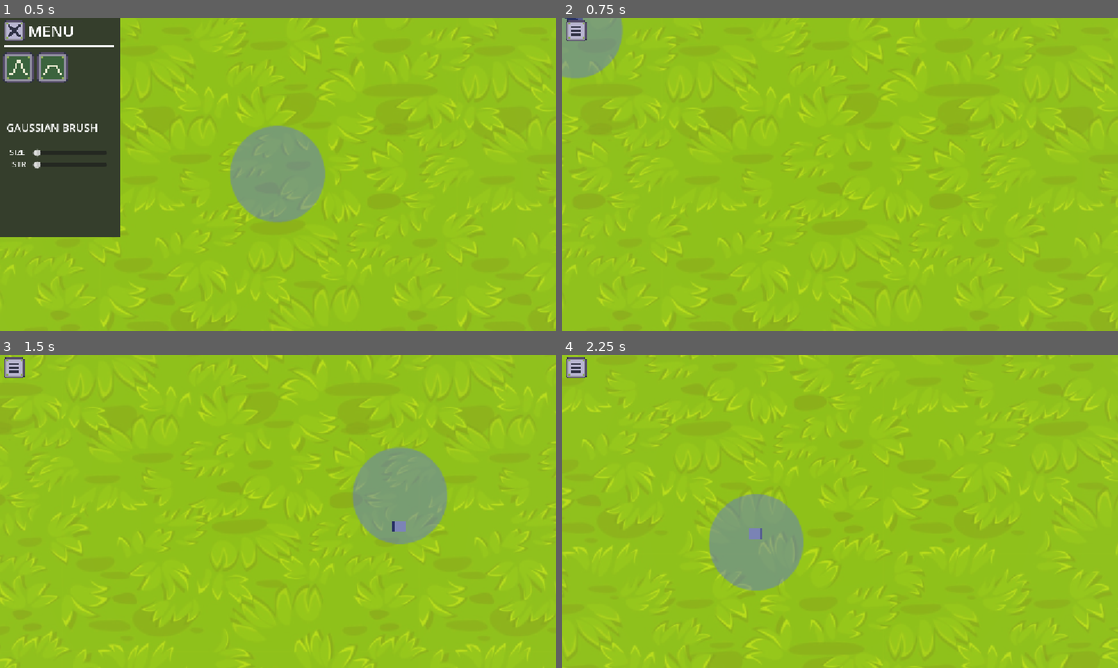
Above: before the commit, frames 1-4 (two rows, left to right).
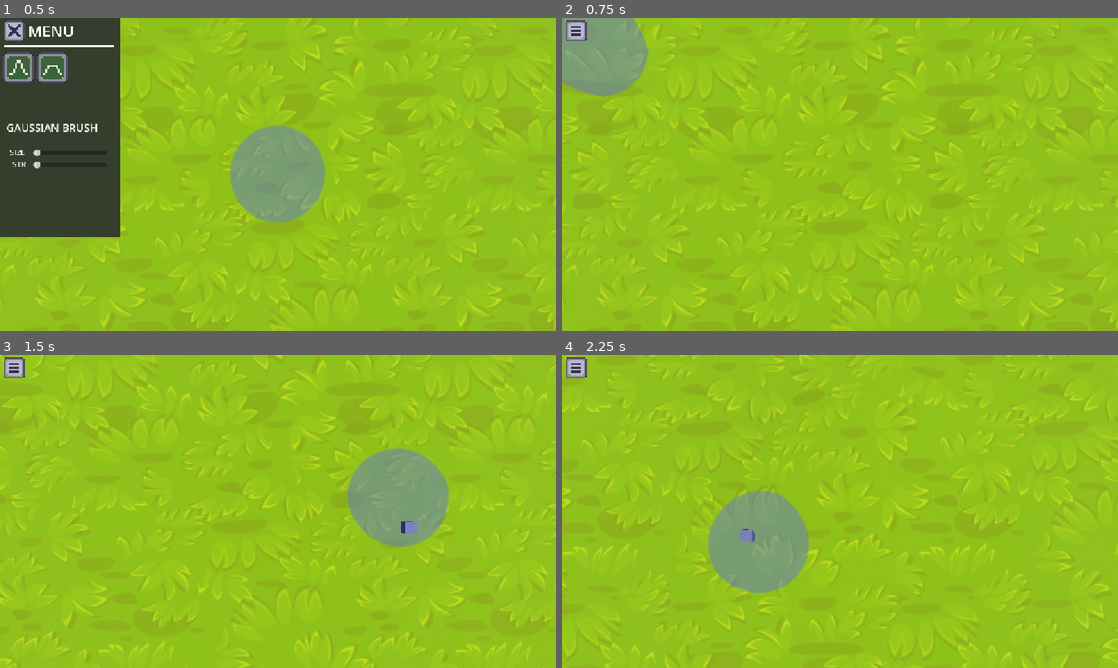
Above: after the commit, the same moments.

Repository: peridotpath/frog-game
Game: Godot game, scene res://map_editor.tscn
Two runs of this game, one before a commit and one after it. Both use one fixed random seed, a clock stepped at 60 frames per second and the inputs below.
Inputs (mouse positions are in pixels of both pictures, inside the frame that each line leads up to):
- Up to frame 1 (0.5 s): no input
- Up to frame 2 (0.75 s): click (578, 30) at 0.5 s
- Up to frame 3 (1.5 s): tap Enter at 1.25 s; move the mouse to (400, 495) at 1.27 s; hold D from 1.28 s (still down); hold Q from 1.28 s (still down); click (400, 495) at 1.42 s
- Up to frame 4 (2.25 s): release D at 2 s; release Q at 2 s; drag from (728, 527) to (812, 574) at 2.02 s

Frame 1 is identical in both runs. In frame 2, 1.7% of the frame differs, in the area x 0-18%, y 0-26%; in frame 3, 0.9%; in frame 4, 1.4%.

Commit message:
added basic gaussian terrain deform

Diff:
--- a/free_look_camera.gd
+++ b/free_look_camera.gd
@@ -29,12 +29,55 @@
 
 	if event is InputEventMouseButton:
 		match event.button_index:
-			MOUSE_BUTTON_RIGHT:
+			MOUSE_BUTTON_MIDDLE:
 				Input.set_mouse_mode(Input.MOUSE_MODE_CAPTURED if event.pressed else Input.MOUSE_MODE_VISIBLE)
 			MOUSE_BUTTON_WHEEL_UP: # increase fly velocity
 				_velocity = clamp(_velocity * speed_scale, min_speed, max_speed)
 			MOUSE_BUTTON_WHEEL_DOWN: # decrease fly velocity
 				_velocity = clamp(_velocity / speed_scale, min_speed, max_speed)
+			MOUSE_BUTTON_WHEEL_LEFT: # decrease fly velocity
+				_velocity = clamp(_velocity / speed_scale, min_speed, max_speed)
+			MOUSE_BUTTON_LEFT:
+				_handle_gaussian_deform(1)
+			MOUSE_BUTTON_RIGHT:
+				_handle_gaussian_deform(-1)
+
+func _handle_gaussian_deform(direction: float):
+	var mdt = MeshDataTool.new()
+	mdt.create_from_surface(terrain.mesh, 0)
+	var terrain_loc = terrain.global_transform
+
+	var arrays = terrain.mesh.surface_get_arrays(0)
+
+	var verts = arrays[Mesh.ARRAY_VERTEX]
+	for i in range(mdt.get_vertex_count()):
+		var vertex = mdt.get_vertex(i)
+
+		if (is_point_in_sphere(vertex * terrain_loc,TerrainCursor.global_position,TerrainCursor.size[0]/2)):
+			var y_change = gaussian_deform((vertex * terrain_loc).distance_to(TerrainCursor.global_position), 0, TerrainCursor.size[0]/2)
+			verts[i] = vertex + Vector3(0,direction*y_change*1,0)
+
+	# 1. Update the vertex array as you already are
+	arrays[Mesh.ARRAY_VERTEX] = verts
+
+	# 2. Use SurfaceTool to regenerate the normals
+	var st = SurfaceTool.new()
+	st.index()
+	st.create_from_arrays(arrays) # Load your modified vertex data
+	st.generate_normals()         # This actually calculates the new slope
+	st.generate_tangents()        # Recommended for consistent lighting
+
+	# 3. Commit the result back to the terrain
+	var new_mesh = st.commit()
+	terrain.mesh = new_mesh
+
+	# 4. Update collision to match the new shape
+	terrain.create_trimesh_collision()
+
+func gaussian_deform(x: float, mean: float, std_dev: float) -> float:
+	var exponent = -0.5 * pow((x - mean) / std_dev, 2)
+	var factor = 1.0 / (std_dev * sqrt(2.0 * PI))
+	return factor * exp(exponent)
 
 func _process(delta):
 	if not current:
@@ -80,14 +123,9 @@
 
 	var arrays = terrain.mesh.surface_get_arrays(0)
 	var verts = arrays[Mesh.ARRAY_VERTEX]
-	print(TerrainCursor.size[0])
 	for v in range(mdt.get_vertex_count()):
 		var vertex:  = mdt.get_vertex(v)
 		if (is_point_in_sphere(vertex * terrain_loc, TerrainCursor.global_position, TerrainCursor.size[0]/2)):
-			print("v*t")
-			print(vertex * terrain_loc)
-			print("global_position")
-			print(global_position)
 			# 1. Create the MeshInstance3D node
 			var mesh_instance = MeshInstance3D.new()
 			# 2. Create the specific mesh shape (e.g., BoxMesh)
